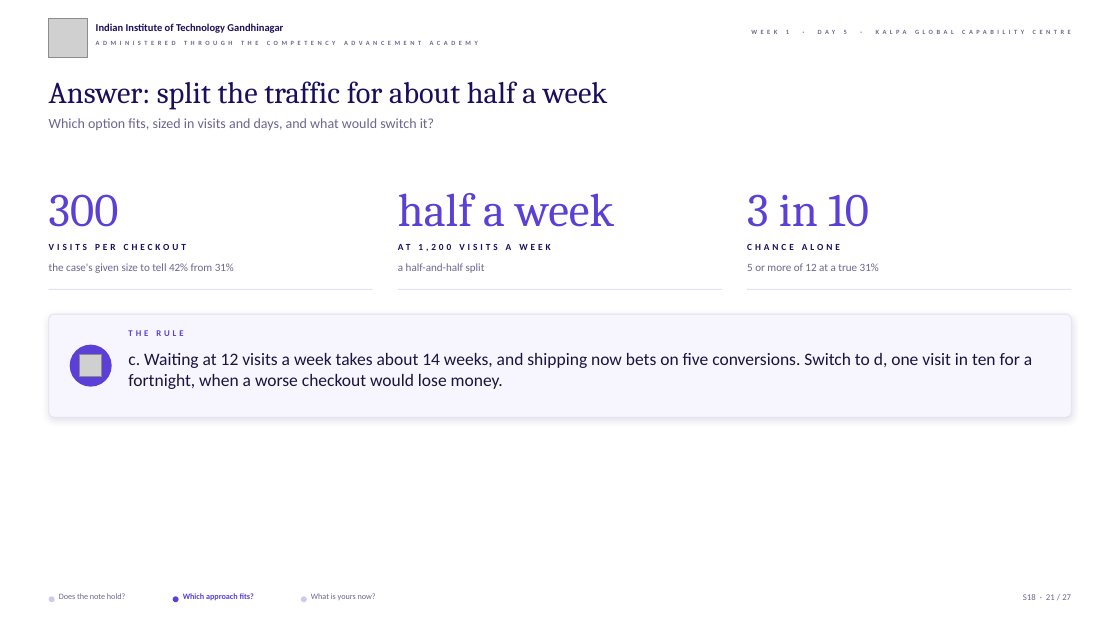
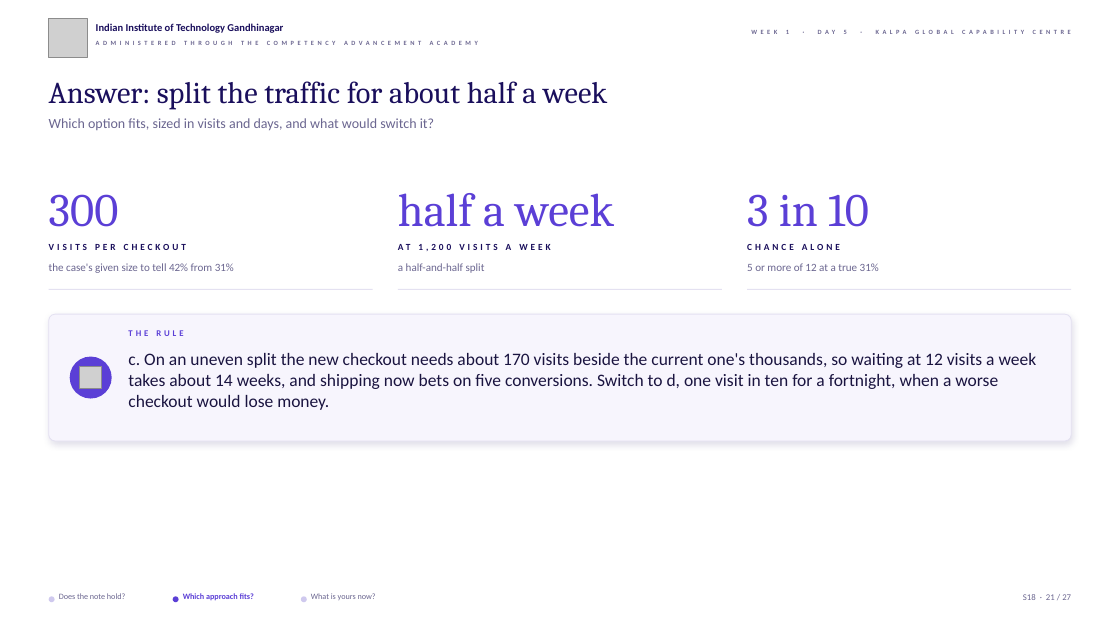
Before and after one commit to fde-academy-lab/c2-content-factory, a slide deck: slide 21 of content/W01/D5/slides/C2_W01_D05_rehearsal_STUDENT.pptx. Drawn at 1120x630 pixels with LibreOffice and Linux fonts; fonts in the diff are those of the drawing; grey boxes stand for pictures; background and template pictures are left out. Boxes give left, top, right and bottom in pixels: in the first picture for what was removed or moved away, otherwise in the second. Text is boxed around its words. In the diff, an @@ line names an element or a change of style, - is before the commit and + after.

```diff
--- a/content/W01/D5/slides/C2_W01_D05_rehearsal_STUDENT.pptx
+++ b/content/W01/D5/slides/C2_W01_D05_rehearsal_STUDENT.pptx
@@ rounded rectangle: place and size @@
-rounded rectangle at (49,314,1071,418)
+rounded rectangle at (49,314,1071,441)
@@ ellipse: place and size @@
-ellipse at (70,344,112,386)
+ellipse at (70,357,112,399)
@@ text at (128,353,1037,410): text changed @@
-c. Waiting at 12 visits a week takes about 14 weeks, and shipping now bets on five conversions. Switch to d, one visit in ten for a fortnight, when a worse checkout would lose money.
+c. On an uneven split the new checkout needs about 170 visits beside the current one's thousands, so waiting at 12 visits a week takes about 14 weeks, and shipping now bets on five conversions. Switch to d, one visit in ten for a fortnight, when a worse checkout would lose money.
@@ picture: place and size @@
-picture at (80,355,102,376)
+picture at (80,367,102,389)
```
Also in this commit, not shown: 5 other files.
